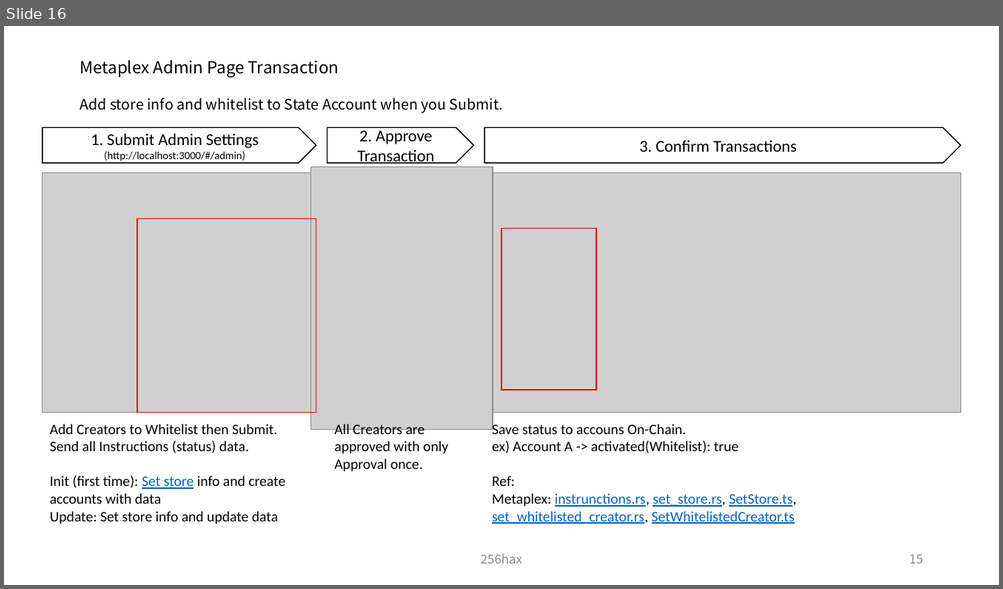
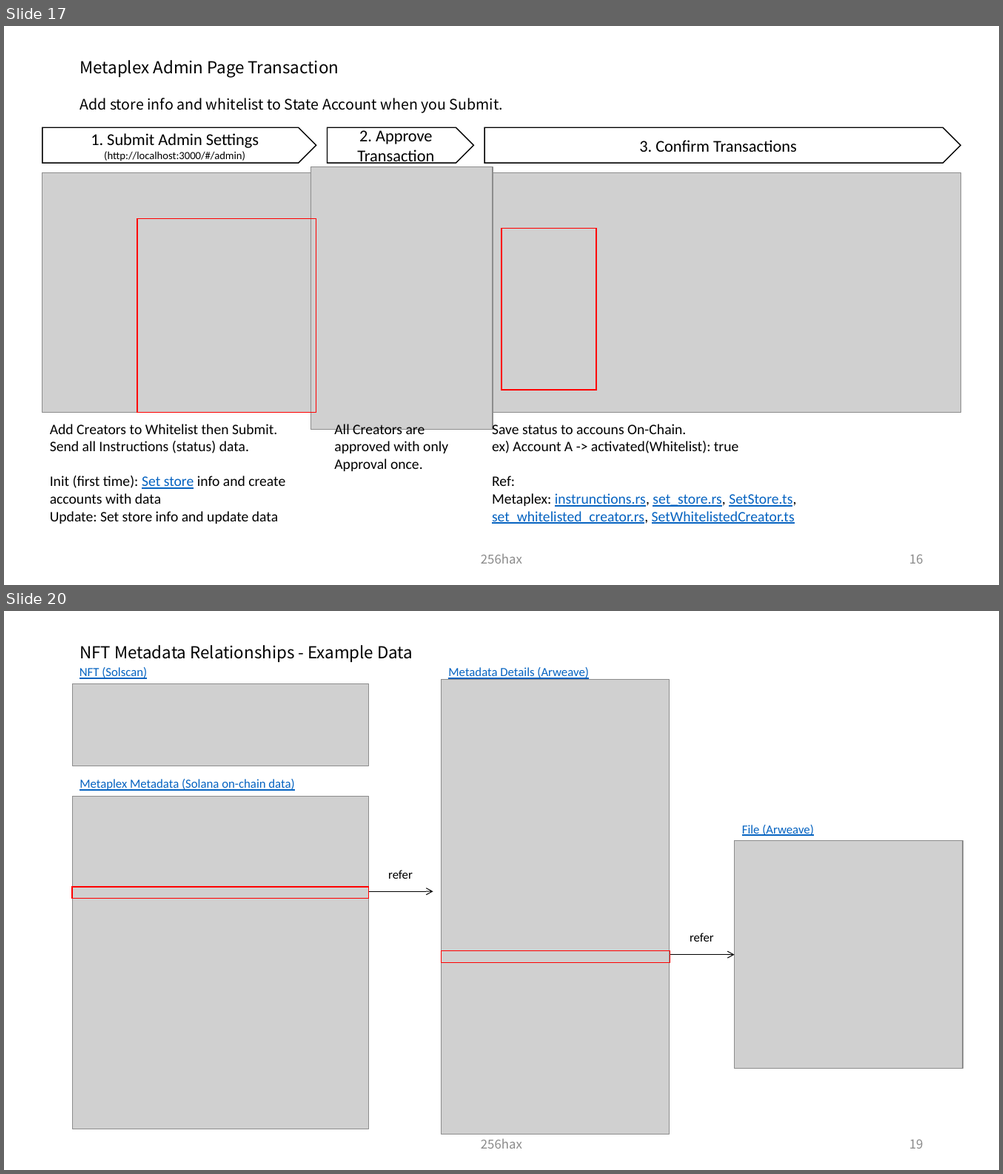
Before and after one commit to SmartGru25/Solana-React-Minimal, a slide deck: docs/Solana_Blockchain_Outline_Figure.pptx. Shown one above the other, each under a label of ours: slide 16 before the commit, slides 17 and 20 after it; the slides between them are not shown. The pictures are 1003x589 and 1003x1174 pixels, drawn with LibreOffice and Linux fonts; fonts in the diff are those of the drawing; grey boxes stand for pictures. Boxes give left, top, right and bottom in pixels: in the first picture for what was removed or moved away, otherwise in the second. Text is boxed around its words. In the diff, an @@ line names an element or a change of style, - is before the commit and + after.

Commit message:
docs: add Metaplex Metadata Relationships

```diff
--- a/docs/Solana_Blockchain_Outline_Figure.pptx
+++ b/docs/Solana_Blockchain_Outline_Figure.pptx
@@ slide 20 added at [4,611,999,1170], background #FFFFFF @@
@@ title added at [79,645,412,662], 16 pt, text #000000 @@
+NFT Metadata Relationships - Example Data
@@ text added at [79,667,147,679], 12 pt, text #0563C1, underline @@
+NFT (Solscan)
@@ text added at [448,667,589,680], 12 pt, text #0563C1, underline @@
+Metadata Details (Arweave)
@@ picture added at [73,684,369,766] @@
@@ picture added at [441,680,669,1135] @@
@@ text added at [79,779,294,791], 12 pt, text #0563C1, underline @@
+Metaplex Metadata (Solana on-chain data)
@@ picture added at [73,797,369,1130] @@
@@ text added at [742,825,813,836], 12 pt, text #0563C1, underline @@
+File (Arweave)
@@ picture added at [734,841,963,1069] @@
@@ text added at [388,870,412,879], 12 pt, text #000000 @@
+refer
@@ rectangle added at [72,887,368,898], outline #FF0000 1 pt @@
@@ arrow added from (369, 891) to (433, 891), #000000 0.75 pt @@
@@ text added at [689,933,714,942], 12 pt, text #000000 @@
+refer
@@ rectangle added at [441,951,670,963], outline #FF0000 1 pt @@
@@ arrow added from (670, 955) to (734, 955), #000000 0.75 pt @@
@@ text added at [481,1139,522,1149], 12 pt, text #8C8C8C @@
+256hax
@@ page number added at [909,1139,923,1149], 12 pt, text #8C8C8C @@
+19
@@ what was slide 16 is now slide 17 @@
@@ page number at [909,554,923,564]: text changed @@
-15
+16
```
Also in this commit, not shown: 2 slides changed, 3 other slides added, 2 slides removed.
